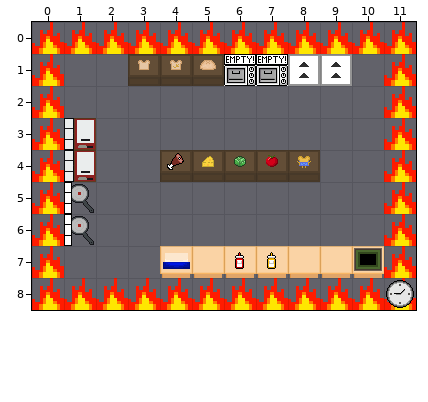
Tiled map, stored at assets/Maps/day5Map.tmx. Above: the version before the commit.
Cells are 32x32 px. Shown: x 0..11, y 0..8. Tiles whose own drawing changed are shown in their newer look in all pictures. Not drawn, because the pictures are missing: unchanged layer "Floor".
Once edited:
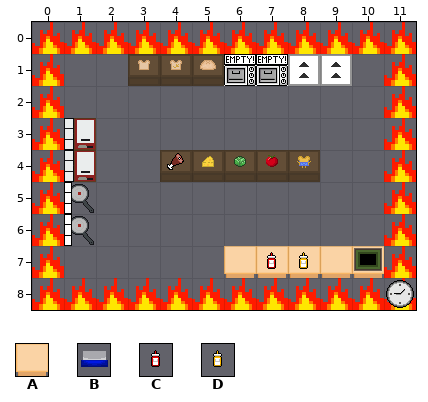
Key: from "sprites": A 30 "Counter", B 32 "Wrap", C 37 "Ketchup", D 38 "Mustard".
_ is an empty cell.
The exact change:
Layer "Other":
The author cleared tile A in row 7 at x 4 to 5.
Layer "Tile Layer 4":
Tile D gives way to tile C in row 7 at x 7.
The edit adds tile D in row 7 at x 8.
The author cleared tile B in row 7 at x 4.
The author cleared tile C in row 7 at x 6.
Pixel boxes of the changes (left, top, right, bottom) in both pictures:
changed: (160, 246, 308, 278)
